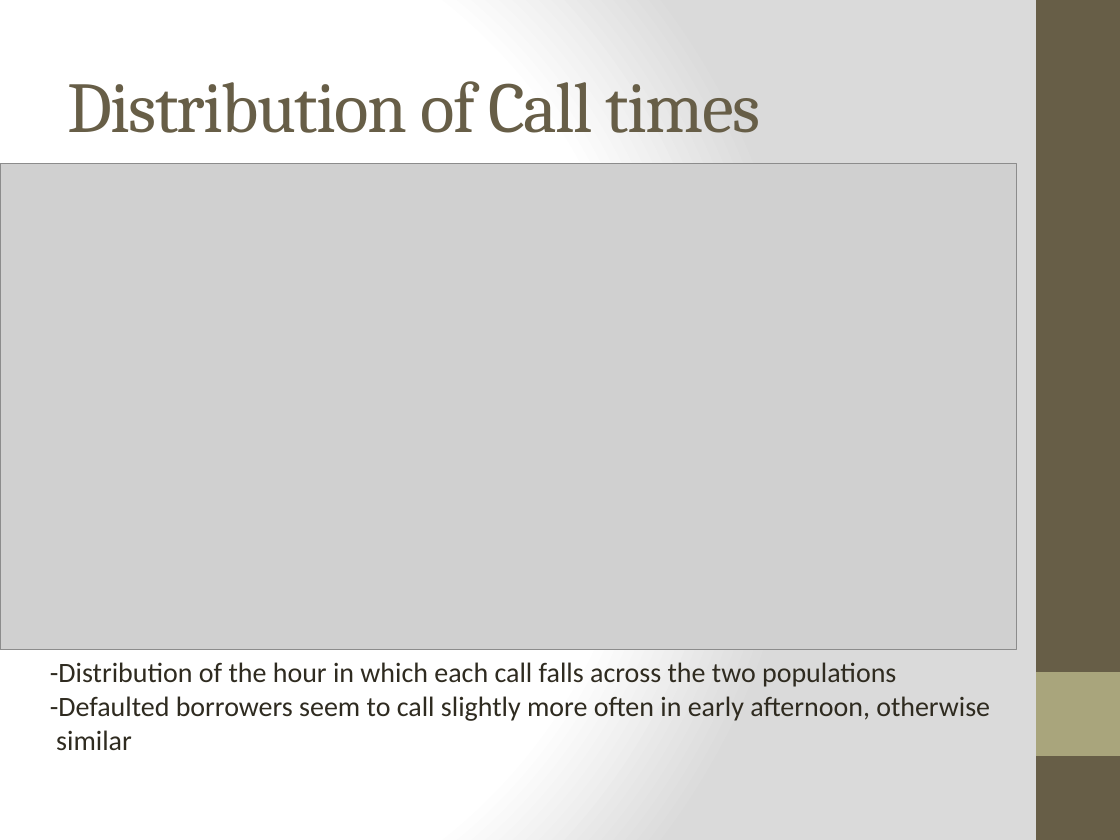
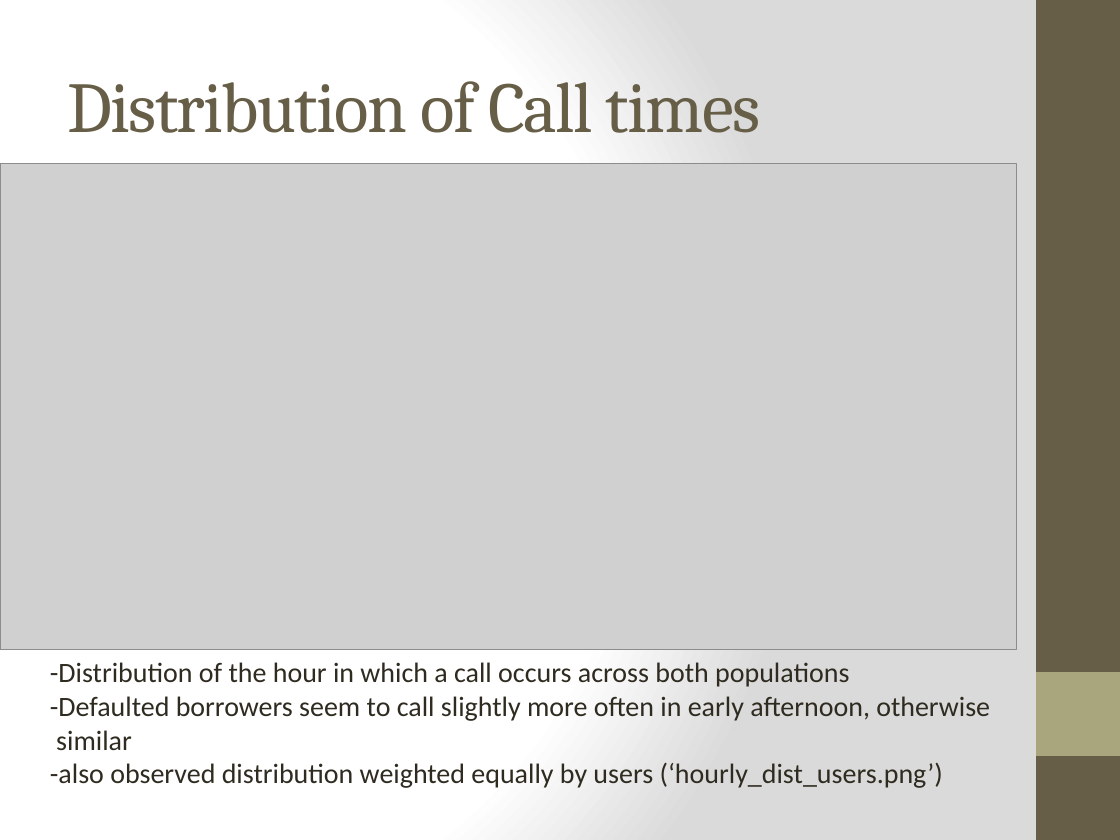
Before and after one commit to jgollub1/branch_project, a slide deck: slide 5 of branch_presentation.pptx. Drawn at 1120x840 pixels with LibreOffice and Linux fonts; fonts in the diff are those of the drawing; grey boxes stand for pictures. Boxes give left, top, right and bottom in pixels: in the first picture for what was removed or moved away, otherwise in the second. Text is boxed around its words. In the diff, an @@ line names an element or a change of style, - is before the commit and + after.

```diff
--- a/branch_presentation.pptx
+++ b/branch_presentation.pptx
@@ text at (50,662,849,687): text changed @@
--Distribution of the hour in which each call falls across the two populations
+-Distribution of the hour in which a call occurs across both populations
@@ text at (50,763,943,788): paragraph added @@
+-also observed distribution weighted equally by users (‘hourly_dist_users.png’)
```
Also in this commit, not shown: 3 other slides changed, 4 other files.
